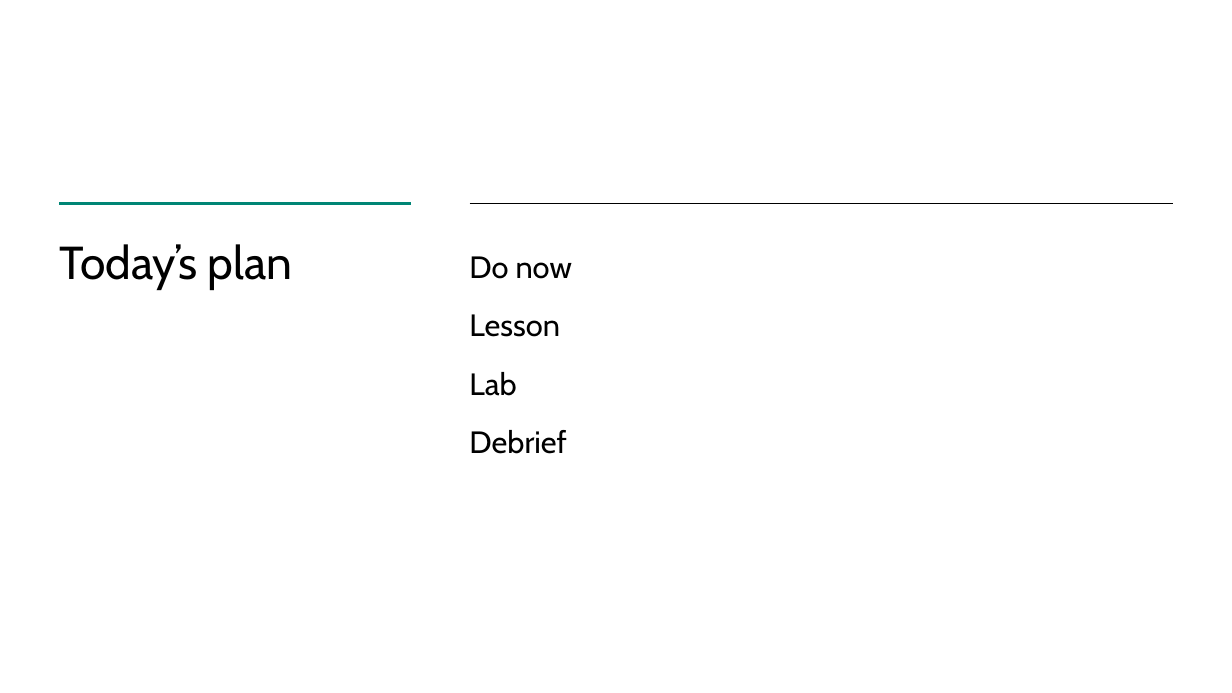
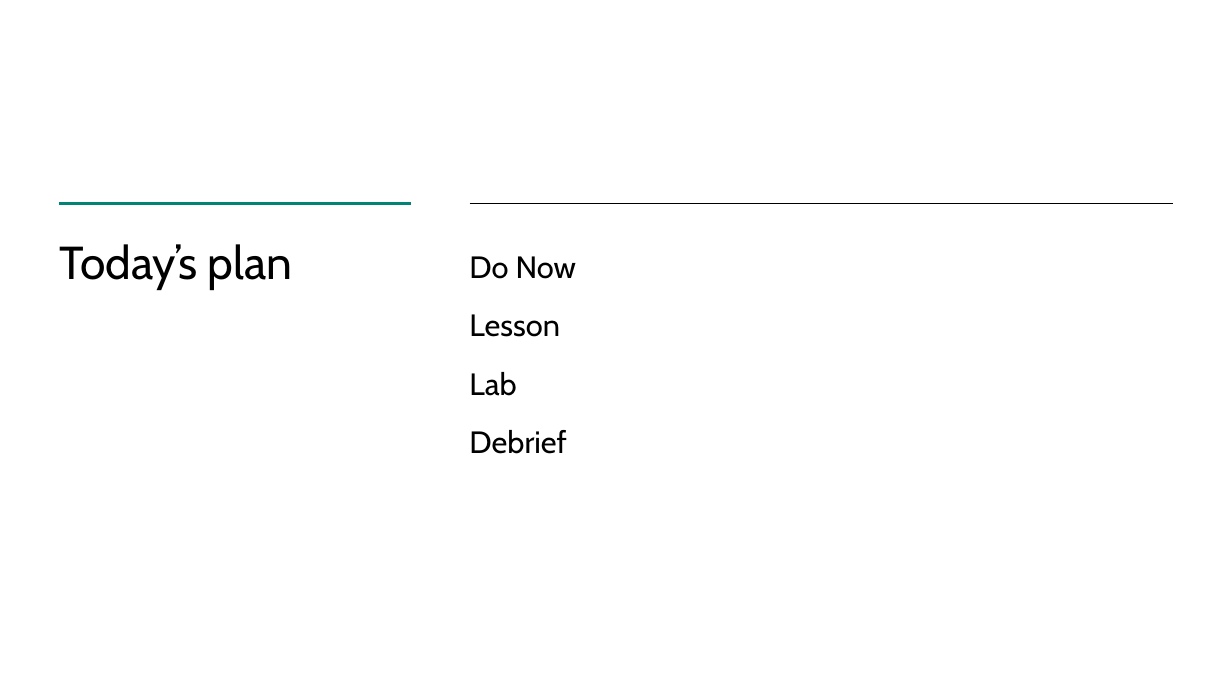
Before and after one commit to TEALSK12/2nd-semester-introduction-to-computer-science, a slide deck: slide 3 of docs/units/2_unit/slidedecks/Intro Python 2.02 TEALS.pptx. Drawn at 1232x693 pixels with LibreOffice and Linux fonts; fonts in the diff are those of the drawing; background and template pictures are left out. Boxes give left, top, right and bottom in pixels: in the first picture for what was removed or moved away, otherwise in the second. Text is boxed around its words. In the diff, an @@ line names an element or a change of style, - is before the commit and + after.

```diff
--- a/docs/units/2_unit/slidedecks/Intro Python 2.02 TEALS.pptx
+++ b/docs/units/2_unit/slidedecks/Intro Python 2.02 TEALS.pptx
@@ text at (x1=469, y1=256, x2=576, y2=279): text changed @@
-Do now
+Do Now
```
Also in this commit, not shown: 12 other slides changed, 9 other files.
